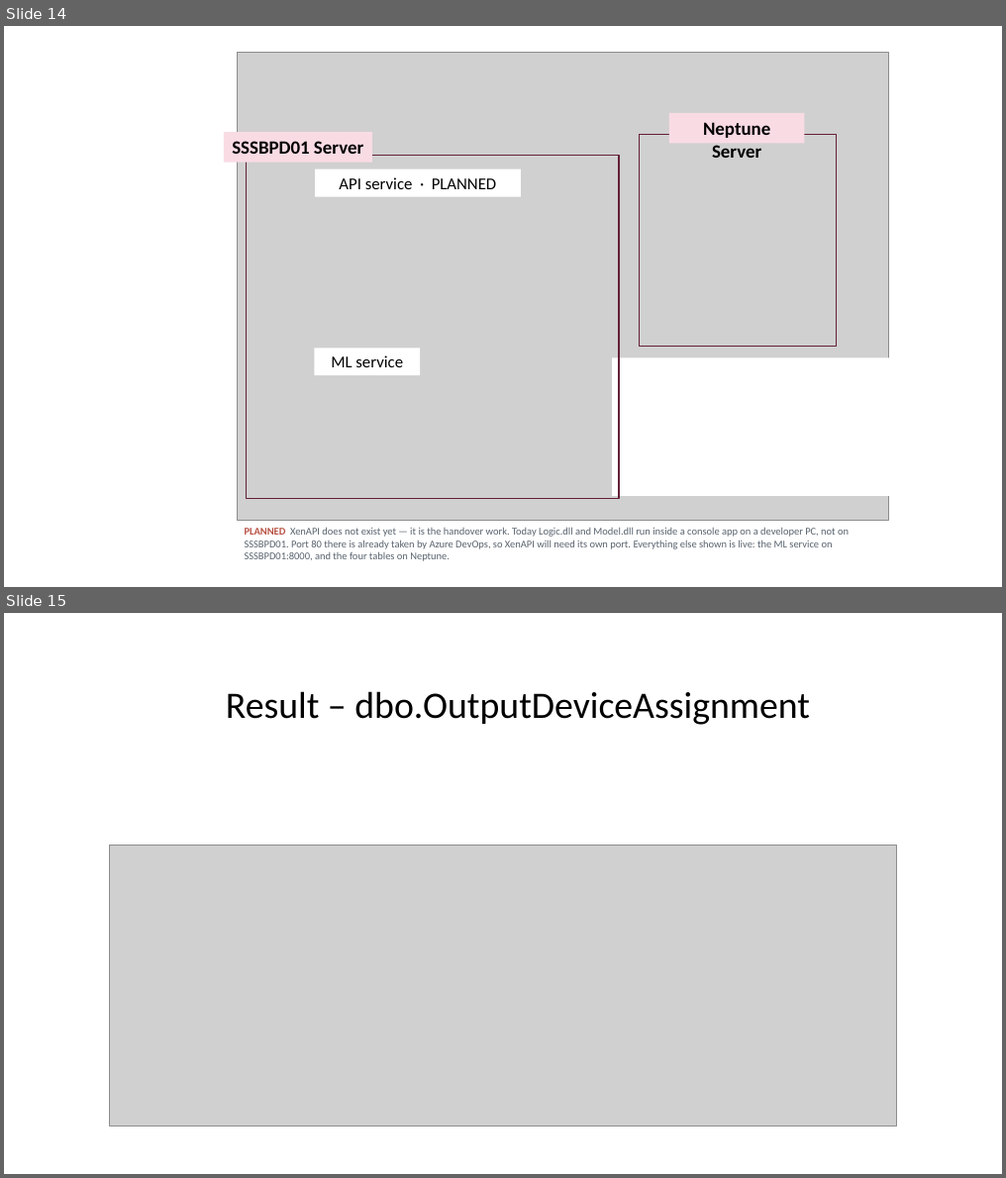
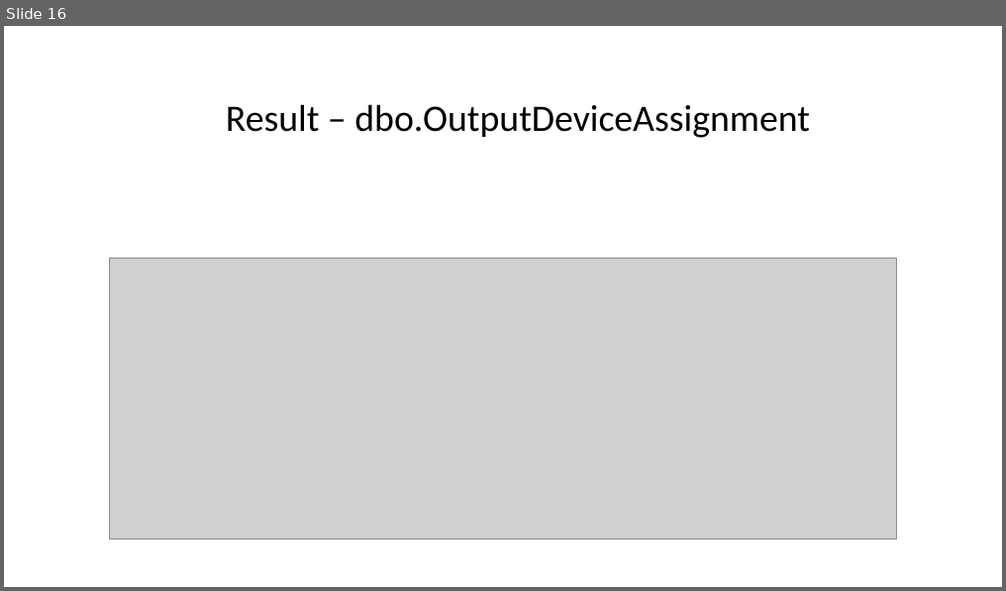
Before and after one commit to Syaziyah30/DeviceCluster, a slide deck: 1.training_model/supplementary/Device Identifier 20260717.pptx. Shown one above the other, each under a label of ours: slides 14 and 15 before the commit, slide 16 after it. The pictures are 1006x1178 and 1006x591 pixels, drawn with LibreOffice and Linux fonts; fonts in the diff are those of the drawing; grey boxes stand for pictures. Boxes give left, top, right and bottom in pixels: in the first picture for what was removed or moved away, otherwise in the second. Text is boxed around its words. In the diff, an @@ line names an element or a change of style, - is before the commit and + after.

```diff
--- a/1.training_model/supplementary/Device Identifier 20260717.pptx
+++ b/1.training_model/supplementary/Device Identifier 20260717.pptx
@@ slide 14 removed at (4, 26, 1002, 587), background #FFFFFF @@
@@ picture removed at (237, 52, 889, 520) @@
@@ rectangle removed at (669, 113, 805, 143) @@
-Neptune Server
@@ rectangle removed at (224, 132, 372, 163) @@
-SSSBPD01 Server
@@ rectangle removed at (640, 135, 837, 347) @@
@@ rectangle removed at (247, 156, 620, 499) @@
@@ rectangle removed at (315, 169, 521, 196) @@
-API service · PLANNED
@@ rectangle removed at (314, 348, 420, 375) @@
-ML service
@@ rectangle removed at (612, 359, 927, 496) @@
@@ text removed at (245, 527, 848, 562) @@
-PLANNED XenAPI does not exist yet — it is the handover work. Today Logic.dll and Model.dll run inside a console app on a developer PC, not on SSSBPD01. Port 80 there is already taken by Azure DevOps, so XenAPI will need its own port. Everything else shown is live: the ML service on SSSBPD01:8000, and the four tables on Neptune.
@@ what was slide 15 is now slide 16 @@
```
Also in this commit, not shown: 1 slide changed, 3 slides added, 1 other file.
